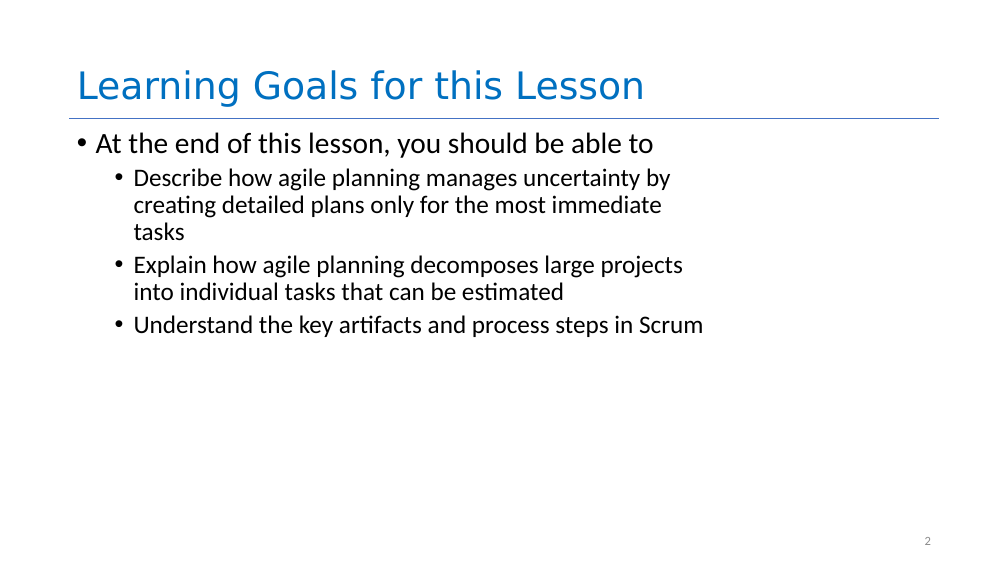
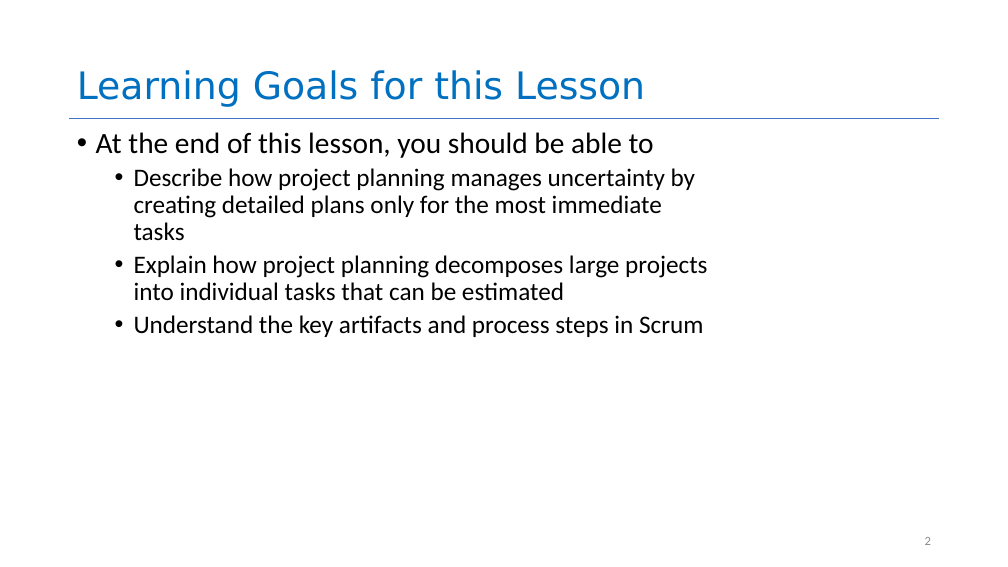
Before and after one commit to neu-se/CS4530-Fall-2026, a slide deck: slide 2 of Slides/Module 07.3 Agile Planning and Estimation.pptx. Drawn at 1008x567 pixels with LibreOffice and Linux fonts; fonts in the diff are those of the drawing. Boxes give left, top, right and bottom in pixels: in the first picture for what was removed or moved away, otherwise in the second. Text is boxed around its words. In the diff, an @@ line names an element or a change of style, - is before the commit and + after.

```diff
--- a/Slides/Module 07.3 Agile Planning and Estimation.pptx
+++ b/Slides/Module 07.3 Agile Planning and Estimation.pptx
@@ text at bbox=[134, 168, 707, 301]: text changed @@
-  • Describe how agile planning manages uncertainty by creating detailed plans only for the most immediate tasks
-  • Explain how agile planning decomposes large projects into individual tasks that can be estimated
+  • Describe how project planning manages uncertainty by creating detailed plans only for the most immediate tasks
+  • Explain how project planning decomposes large projects into individual tasks that can be estimated
```
Also in this commit, not shown: 5 other slides changed, 2 slides removed, 6 other files.
